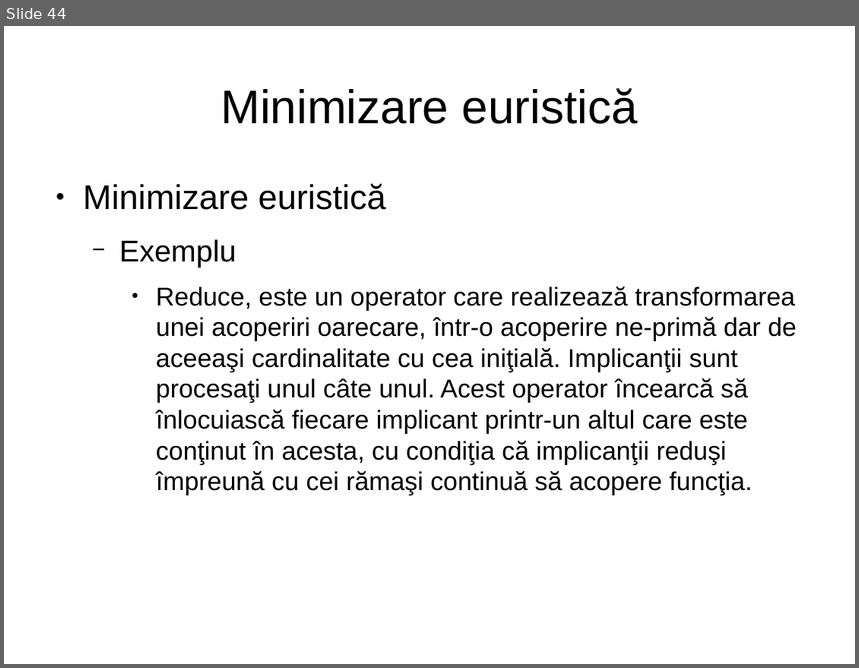
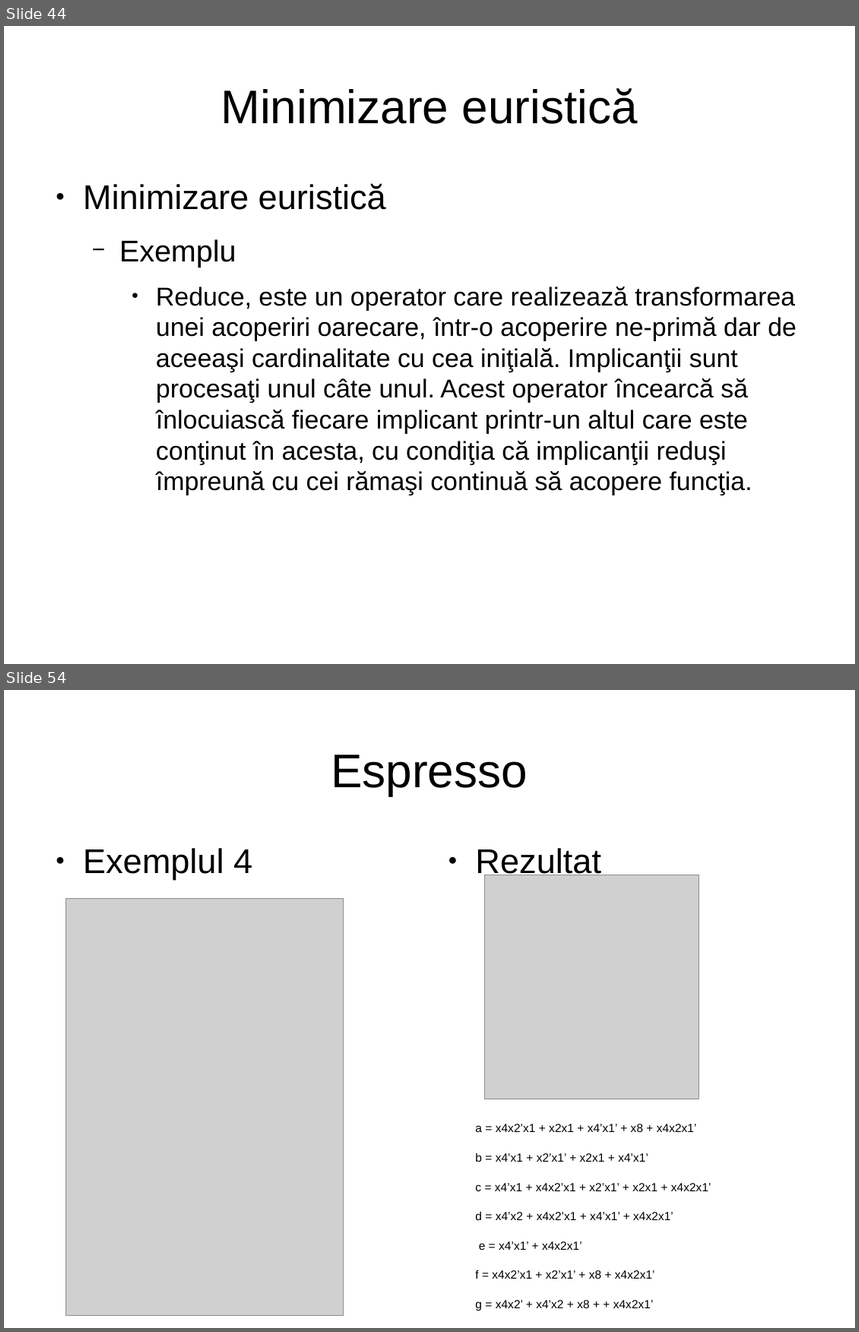
Before and after one commit to mohammadfayaj/Suport_HDL, a slide deck: Curs_3_Minimizarea_logica/FunctiiLogice2.3.odp. Shown one above the other, each under a label of ours: slide 44 before the commit, slides 44 and 54 after it; the slides between them are not shown. The pictures are 859x668 and 859x1332 pixels, drawn with LibreOffice and Linux fonts; fonts in the diff are those of the drawing; grey boxes stand for pictures. Boxes give left, top, right and bottom in pixels: in the first picture for what was removed or moved away, otherwise in the second. Text is boxed around its words. In the diff, an @@ line names an element or a change of style, - is before the commit and + after.

Commit message:
updated Espresso examples in prezentation

```diff
--- a/Curs_3_Minimizarea_logica/FunctiiLogice2.3.odp
+++ b/Curs_3_Minimizarea_logica/FunctiiLogice2.3.odp
@@ slide 54 added at [4,690,855,1328], background #FFFFFF @@
@@ title added at [331,755,528,796], 44 pt, text #000000 @@
+Espresso
@@ text added at [83,848,253,880], 32 pt, text #000000 @@
+● Exemplul 4
@@ text added at [475,848,712,1311], 11 pt, text #000000 @@
+● Rezultat
+a = x4x2’x1 + x2x1 + x4’x1’ + x8 + x4x2x1’
+b = x4’x1 + x2’x1’ + x2x1 + x4’x1’
+c = x4’x1 + x4x2’x1 + x2’x1’ + x2x1 + x4x2x1’
+d = x4’x2 + x4x2’x1 + x4’x1’ + x4x2x1’
+e = x4’x1’ + x4x2x1’
+f = x4x2’x1 + x2’x1’ + x8 + x4x2x1’
+g = x4x2’ + x4’x2 + x8 + + x4x2x1’
@@ picture added at [485,875,699,1100] @@
@@ picture added at [66,898,344,1316] @@
```
Also in this commit, not shown: 17 slides changed, 5 other slides added, 1 slide removed, 1 other file.
